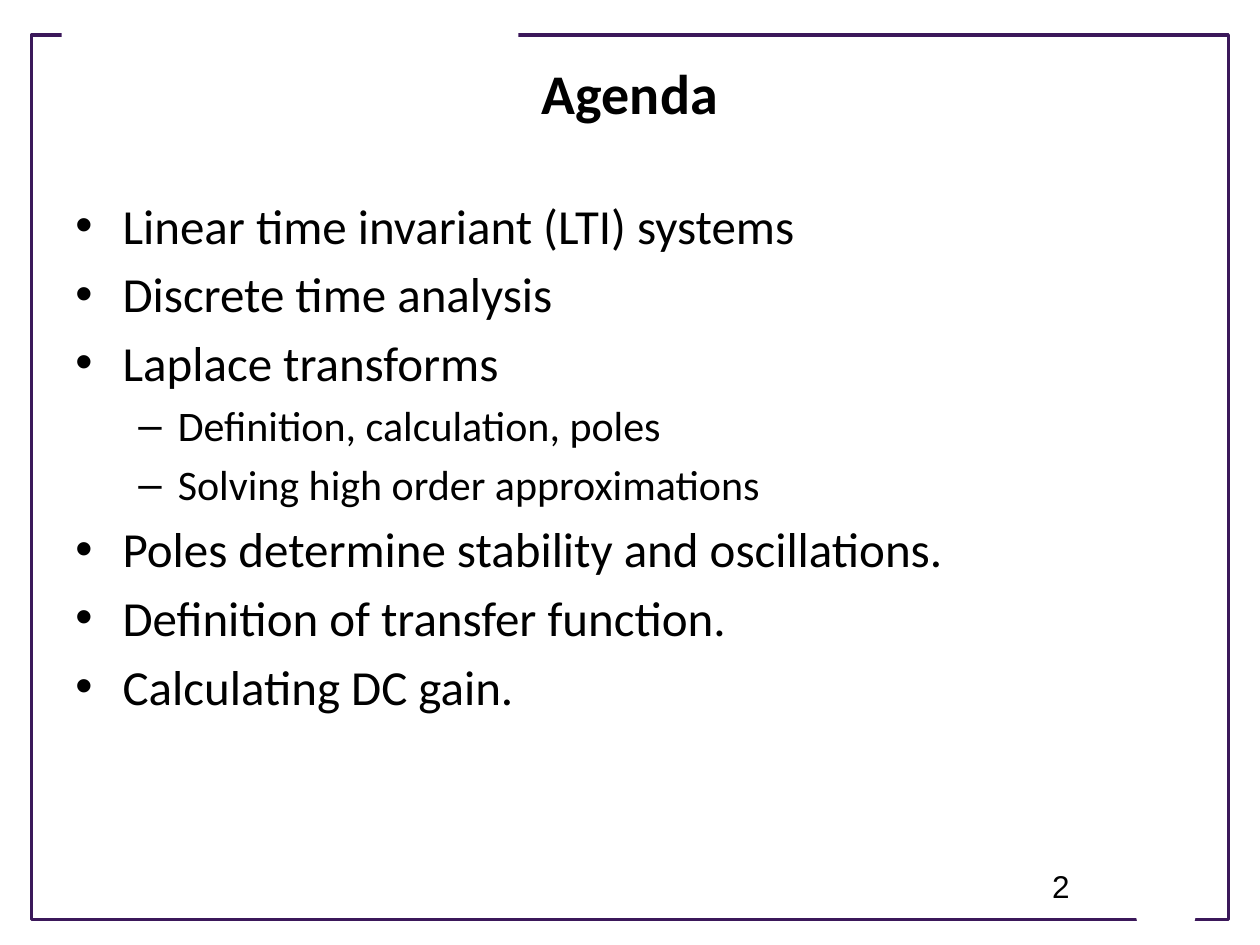
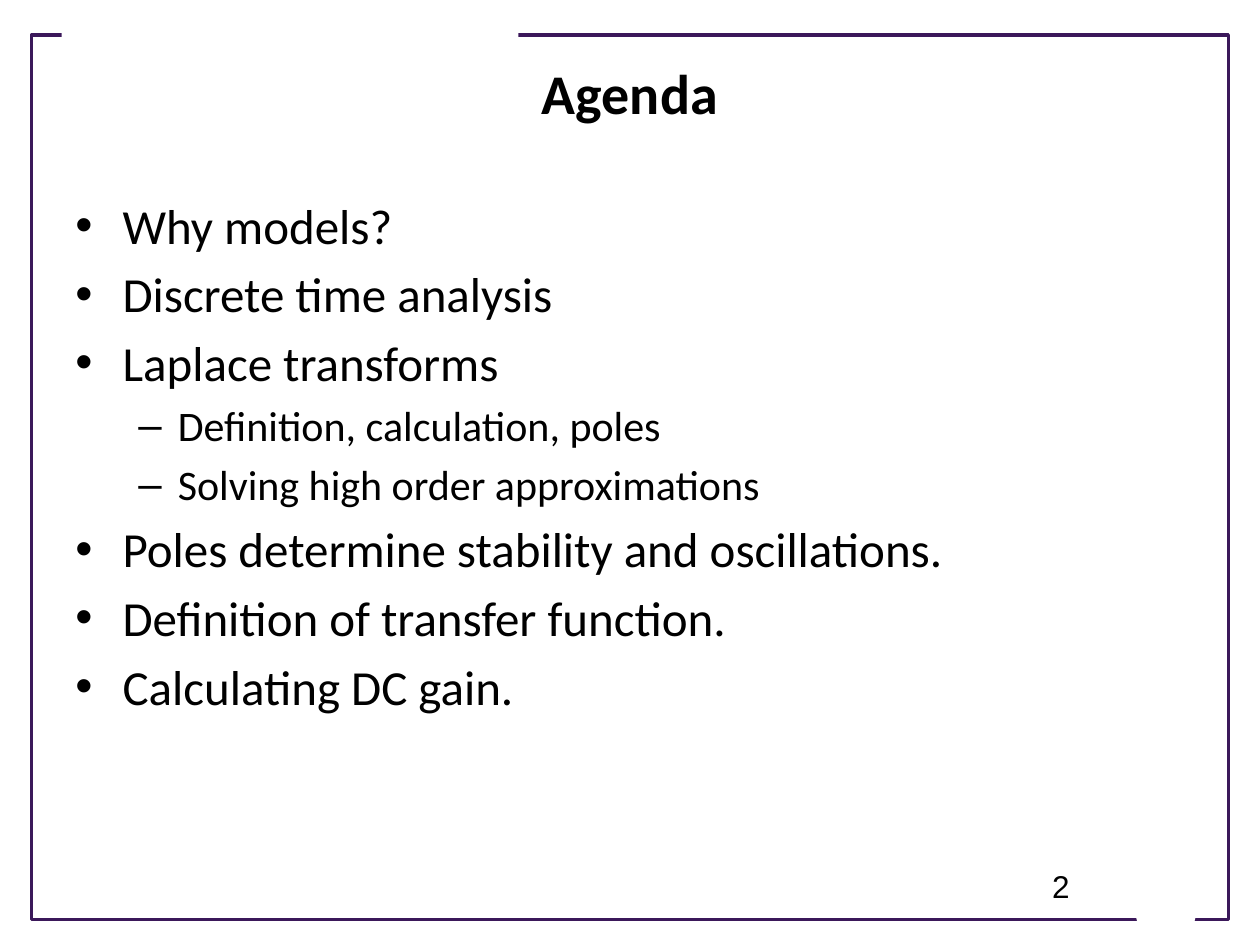
Before and after one commit to joseph-hellerstein/advanced-controls-lectures, a slide deck: slide 2 of lectures/lecture_09-linear_time_invariant_systems/linear_time_invariant_systems.pptx. Drawn at 1260x945 pixels with LibreOffice and Linux fonts; fonts in the diff are those of the drawing; background and template pictures are left out. Boxes give left, top, right and bottom in pixels: in the first picture for what was removed or moved away, otherwise in the second. Text is boxed around its words. In the diff, an @@ line names an element or a change of style, - is before the commit and + after.

```diff
--- a/lectures/lecture_09-linear_time_invariant_systems/linear_time_invariant_systems.pptx
+++ b/lectures/lecture_09-linear_time_invariant_systems/linear_time_invariant_systems.pptx
@@ text at (123,210,392,252): text changed @@
-• Linear time invariant (LTI) systems
+• Why models?
```
Also in this commit, not shown: 4 other slides changed, 2 slides added, 8 other files.
